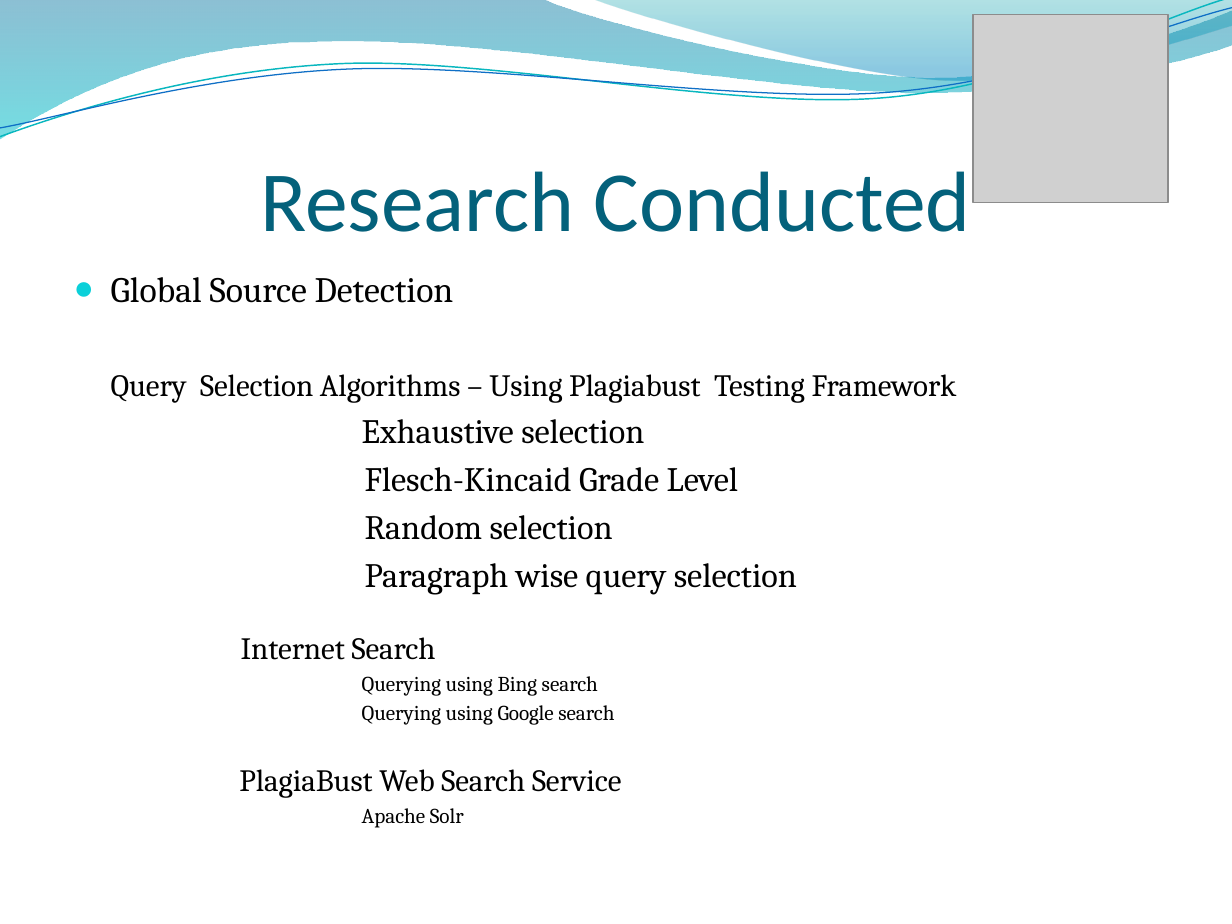
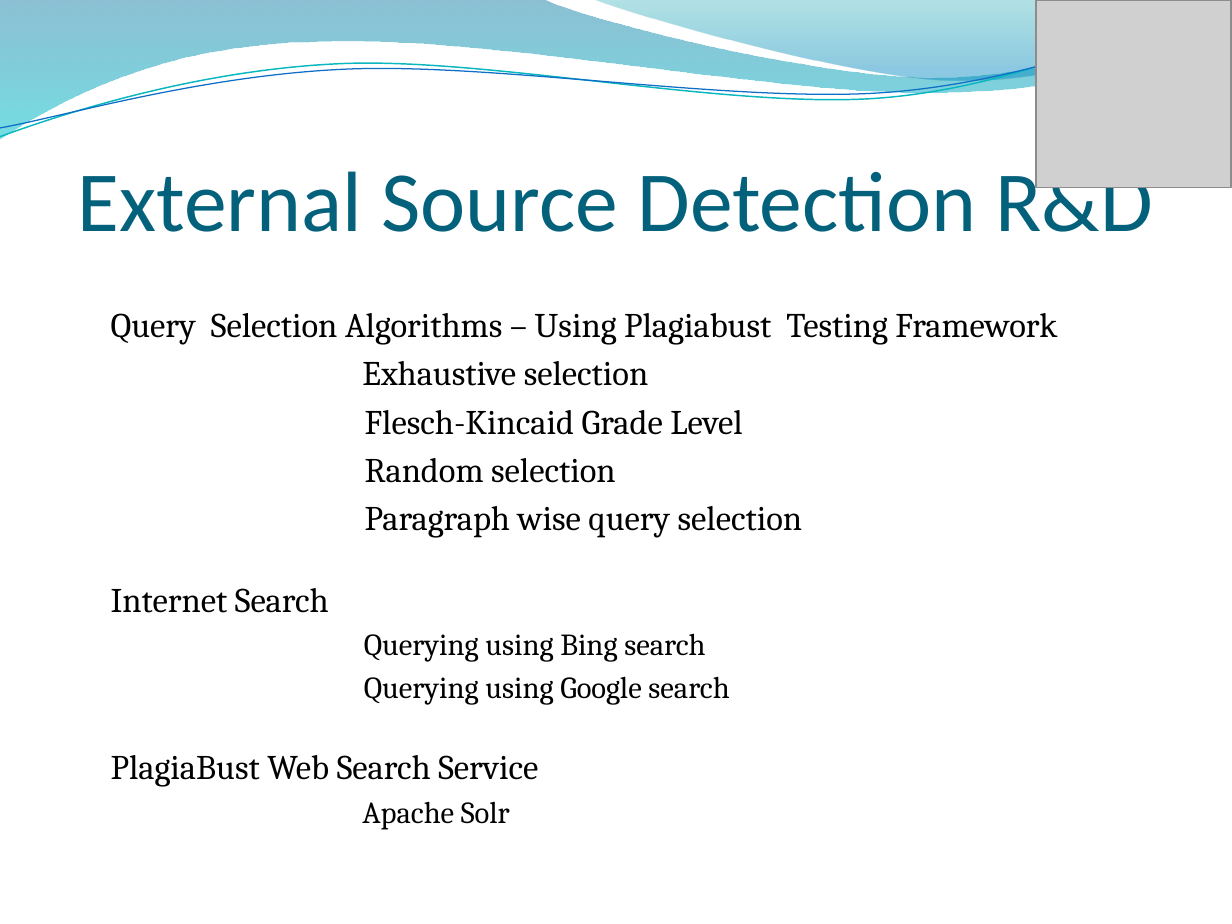
Before and after one commit to RizwanSaeedi/project-plagiabust, a slide deck: slide 12 of project docs/Final Presentation.pptx (slide 8 before the commit). Drawn at 1232x924 pixels with LibreOffice and Linux fonts; fonts in the diff are those of the drawing; grey boxes stand for pictures; background and template pictures are left out. Boxes give left, top, right and bottom in pixels: in the first picture for what was removed or moved away, otherwise in the second. Text is boxed around its words. In the diff, an @@ line names an element or a change of style, - is before the commit and + after.

```diff
--- a/project docs/Final Presentation.pptx
+++ b/project docs/Final Presentation.pptx
@@ picture: place and size @@
-picture at bbox=[973, 15, 1168, 202]
+picture at bbox=[1036, 0, 1231, 187]
@@ title at bbox=[78, 160, 1153, 232]: text changed @@
-Research Conducted
+External Source Detection R&D
@@ text "Query Selection Algorithms – Using ..." at bbox=[111, 313, 1057, 830]: size 18.1 to 20.1 pt in "Query Selection Algorithms – Using Plagiabust Testing ...", "Internet Search", "PlagiaBust Web Search Service"; size 19.9 to 20.1 pt in "Exhaustive selection", "Flesch-Kincaid Grade Level", "Random selection", "Paragraph wise query selection"; size 12.3 to 17.9 pt in "Querying using Bing search", "Querying using Google search", "Apache Solr"; more space between paragraphs @@
@@ text at bbox=[111, 277, 454, 303]: paragraph removed @@
-● Global Source Detection
```
Also in this commit, not shown: 17 other slides changed, 8 slides added, 1 slide removed.
